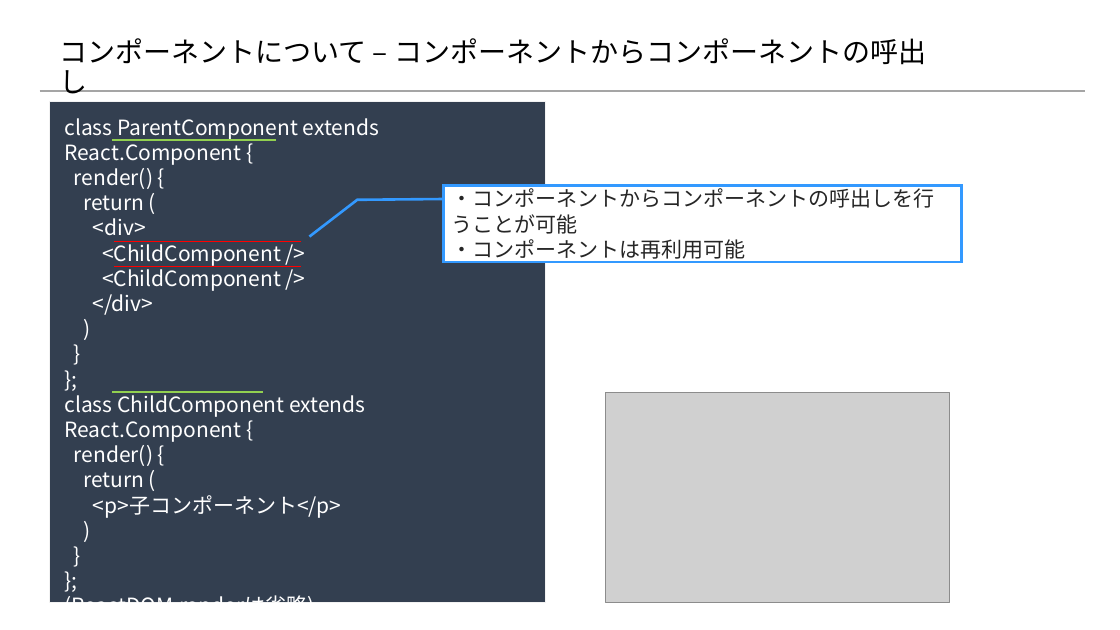
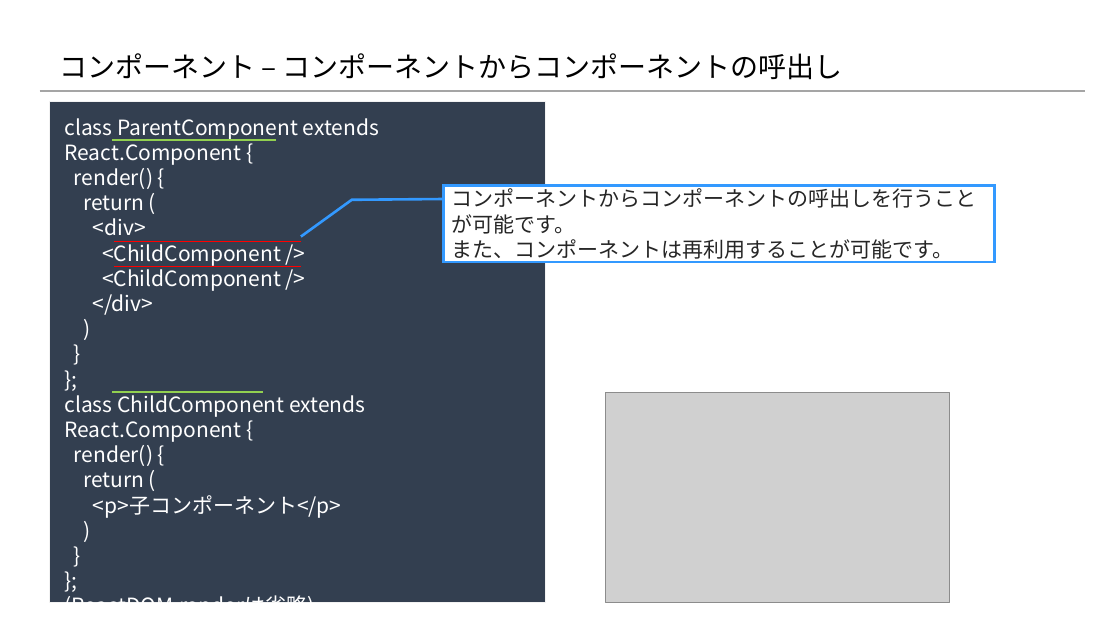
Before and after one commit to 2018SYSTEMI34/diary, a slide deck: slide 3 of doc/02_SlideShare/01.ネタ/２_Reactの基礎/2-2_Reactの基礎知識 ～コンポーネント編～.pptx. Drawn at 1120x630 pixels with LibreOffice and Linux fonts; fonts in the diff are those of the drawing; grey boxes stand for pictures; background and template pictures are left out. Boxes give left, top, right and bottom in pixels: in the first picture for what was removed or moved away, otherwise in the second. Text is boxed around its words. In the diff, an @@ line names an element or a change of style, - is before the commit and + after.

```diff
--- a/doc/02_SlideShare/01.ネタ/２_Reactの基礎/2-2_Reactの基礎知識 ～コンポーネント編～.pptx
+++ b/doc/02_SlideShare/01.ネタ/２_Reactの基礎/2-2_Reactの基礎知識 ～コンポーネント編～.pptx
@@ title at (x1=59, y1=53, x2=843, y2=80): text changed @@
-コンポーネントについて – コンポーネントからコンポーネントの呼出し
+コンポーネント – コンポーネントからコンポーネントの呼出し
@@ border callout "コンポーネントからコンポーネントの呼出しを行うことが可能です。" resized from (x1=444, y1=186, x2=961, y2=262) to (x1=444, y1=186, x2=995, y2=262) @@
@@ text in border callout at (x1=452, y1=186, x2=977, y2=262): text changed @@
-・コンポーネントからコンポーネントの呼出しを行うことが可能
-・コンポーネントは再利用可能
+コンポーネントからコンポーネントの呼出しを行うことが可能です。
+また、コンポーネントは再利用することが可能です。
```
Also in this commit, not shown: 7 other slides changed, 2 other files.
